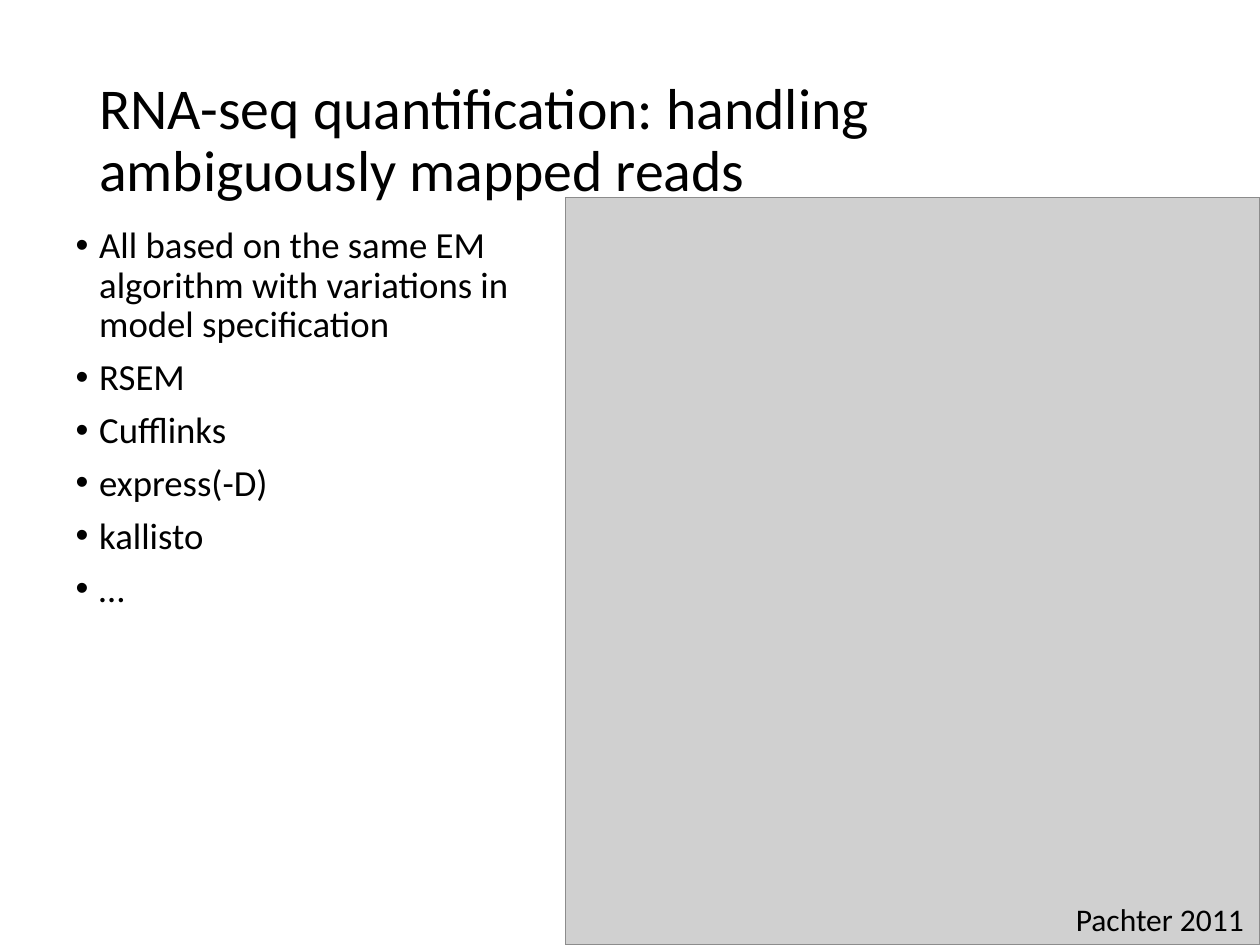
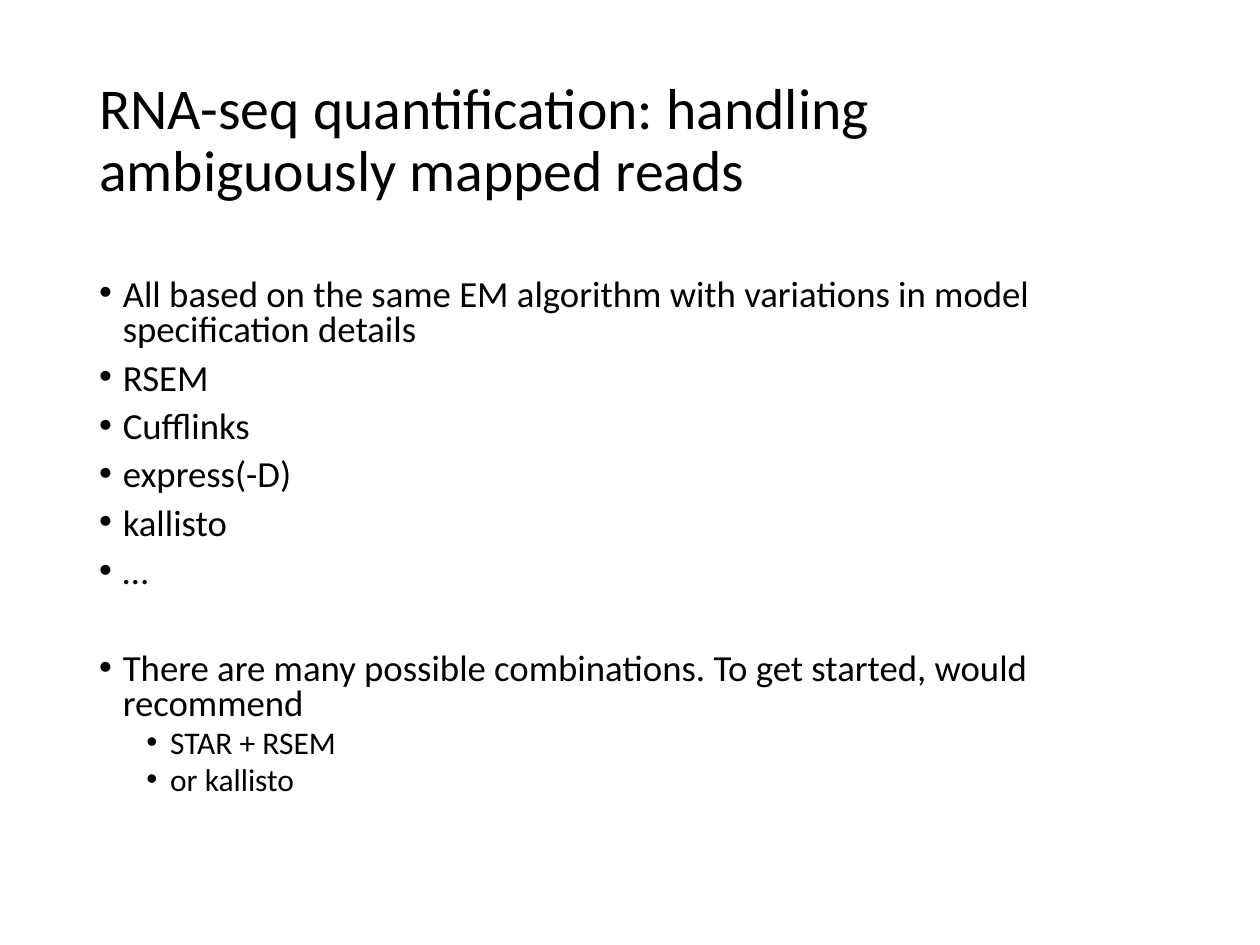
Before and after one commit to Yue-Jiang/achems, a slide deck: slide 5 of rna-seq workshop.pptx. Drawn at 1260x945 pixels with LibreOffice and Linux fonts; fonts in the diff are those of the drawing; grey boxes stand for pictures. Boxes give left, top, right and bottom in pixels: in the first picture for what was removed or moved away, otherwise in the second. Text is boxed around its words. In the diff, an @@ line names an element or a change of style, - is before the commit and + after.

Commit message:
update slides

```diff
--- a/rna-seq workshop.pptx
+++ b/rna-seq workshop.pptx
@@ picture removed at [566,198,1260,945] @@
@@ text "All based on the same ...": place and size @@
-text "All based on the same ..." at [99,232,508,550]
+text "All based on the same ..." at [123,281,1029,792]
@@ text at [123,281,1029,348]: text changed @@
-• All based on the same EM algorithm with variations in model specification
+• All based on the same EM algorithm with variations in model specification details
@@ text at [123,367,291,537]: line spacing 0.9 to 0.8 @@
@@ text at [123,655,1027,792]: paragraphs added @@
+• There are many possible combinations. To get started, would recommend
+  • STAR + RSEM
+  • or kallisto
@@ text removed at [1076,909,1244,932] @@
-Pachter 2011
```
Also in this commit, not shown: 4 other slides changed, 6 slides added.
